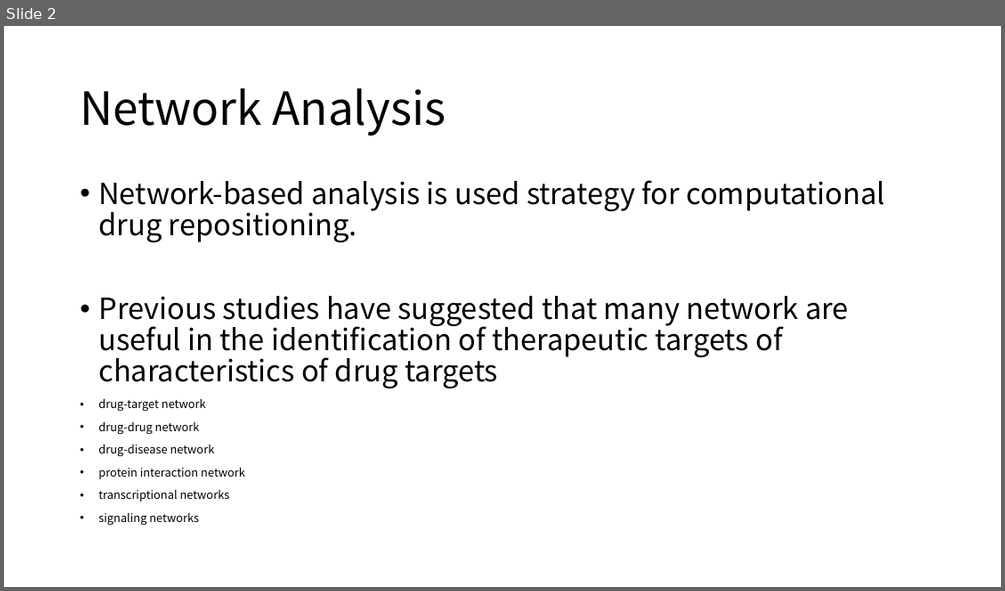
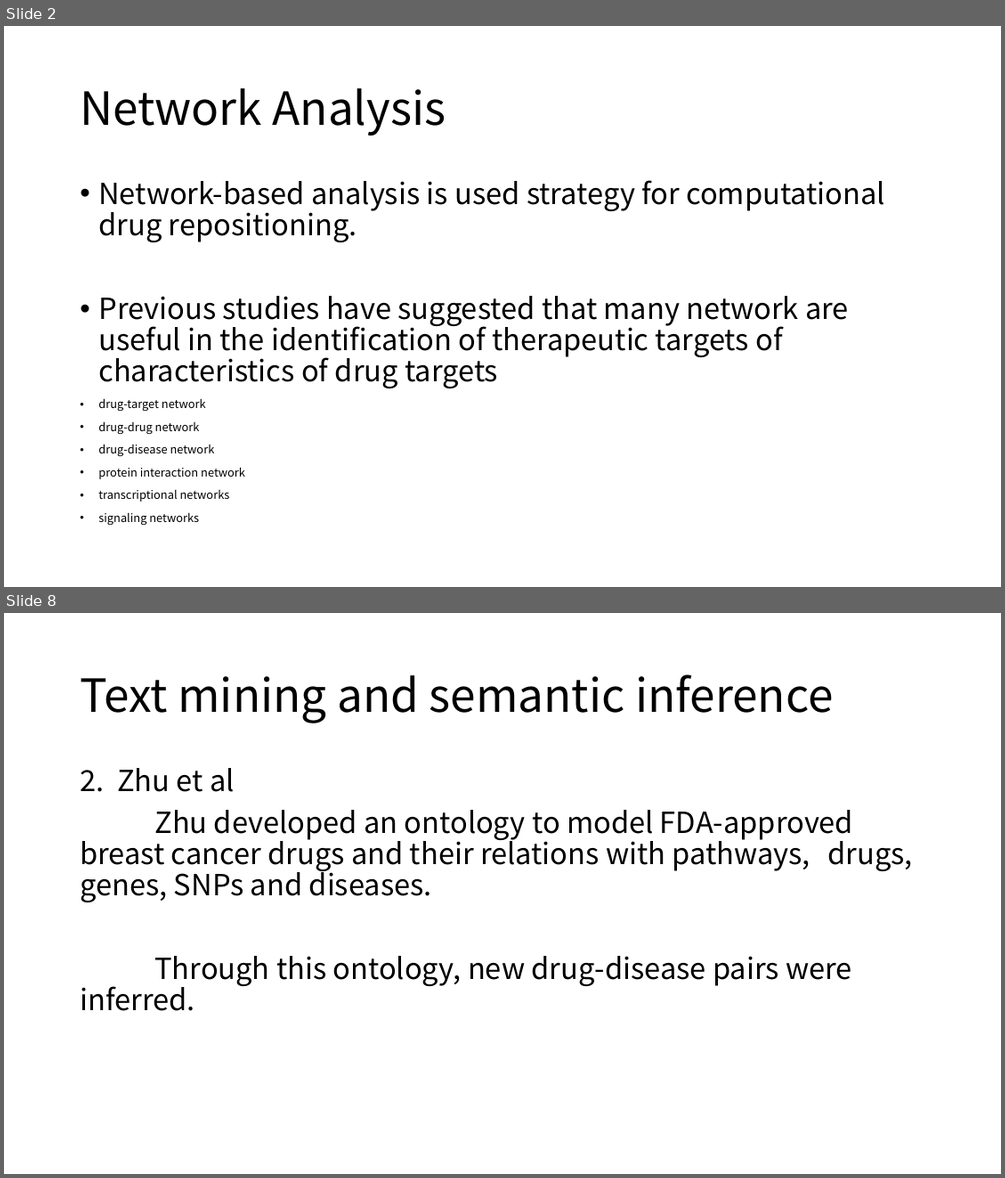
Before and after one commit to moklise/TIL, a slide deck: Review/[2] A Survey Off Current Trends In Computational Drug/A survey of current trends in computational drug.pptx. Shown one above the other, each under a label of ours: slide 2 before the commit, slides 2 and 8 after it; the slides between them are not shown. The pictures are 1005x591 and 1005x1178 pixels, drawn with LibreOffice and Linux fonts; fonts in the diff are those of the drawing. Boxes give left, top, right and bottom in pixels: in the first picture for what was removed or moved away, otherwise in the second. Text is boxed around its words. In the diff, an @@ line names an element or a change of style, - is before the commit and + after.

Commit message:
[Review] A survey of current trends in computational drug 160706

```diff
--- a/Review/[2] A Survey Off Current Trends In Computational Drug/A survey of current trends in computational drug.pptx
+++ b/Review/[2] A Survey Off Current Trends In Computational Drug/A survey of current trends in computational drug.pptx
@@ slide 8 added at (x1=4, y1=613, x2=1001, y2=1174), background #FFFFFF @@
@@ title added at (x1=80, y1=674, x2=833, y2=723), 44 pt, text #000000 @@
+Text mining and semantic inference
@@ text added at (x1=80, y1=768, x2=912, y2=1011), 28 pt, text #000000 @@
+2. Zhu et al
+Zhu developed an ontology to model FDA-approved breast cancer drugs and their relations with pathways, drugs, genes, SNPs and diseases.
+Through this ontology, new drug-disease pairs were inferred.
```
Also in this commit, not shown: 1 slide changed, 9 other slides added, 1 other file.
